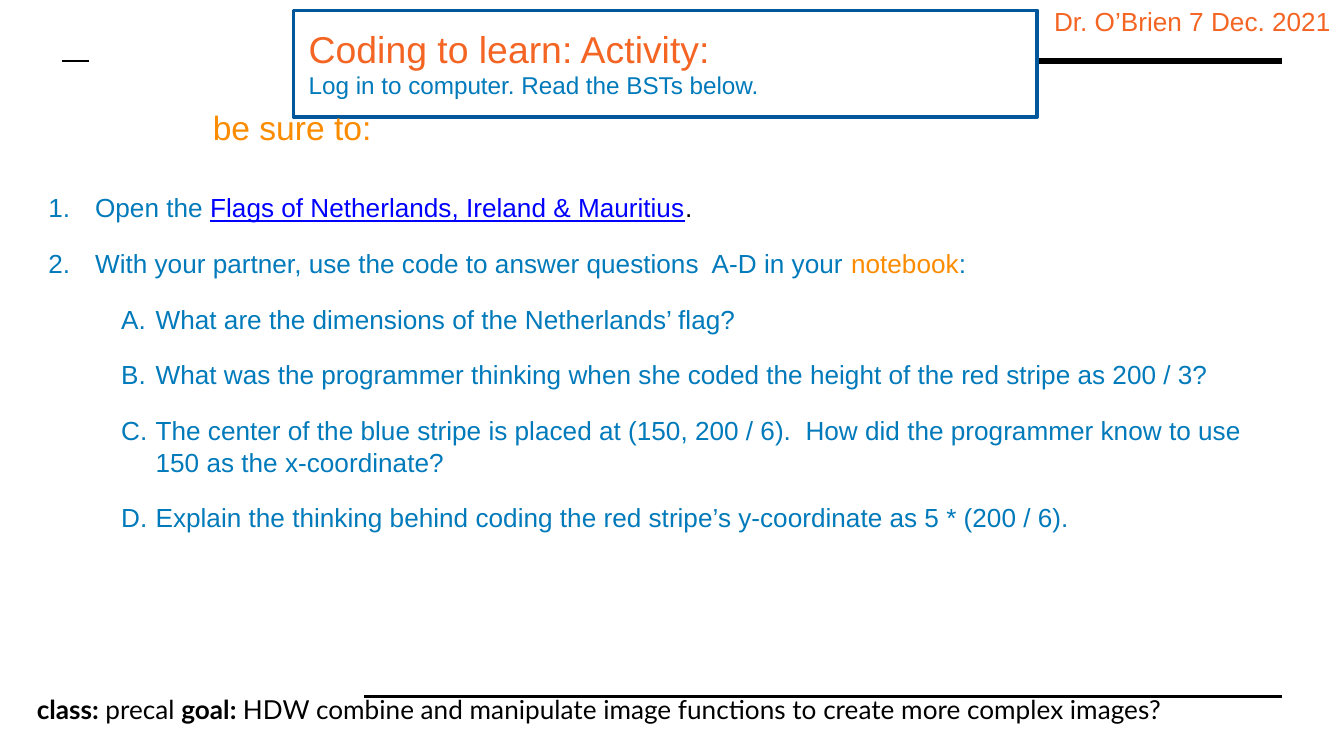
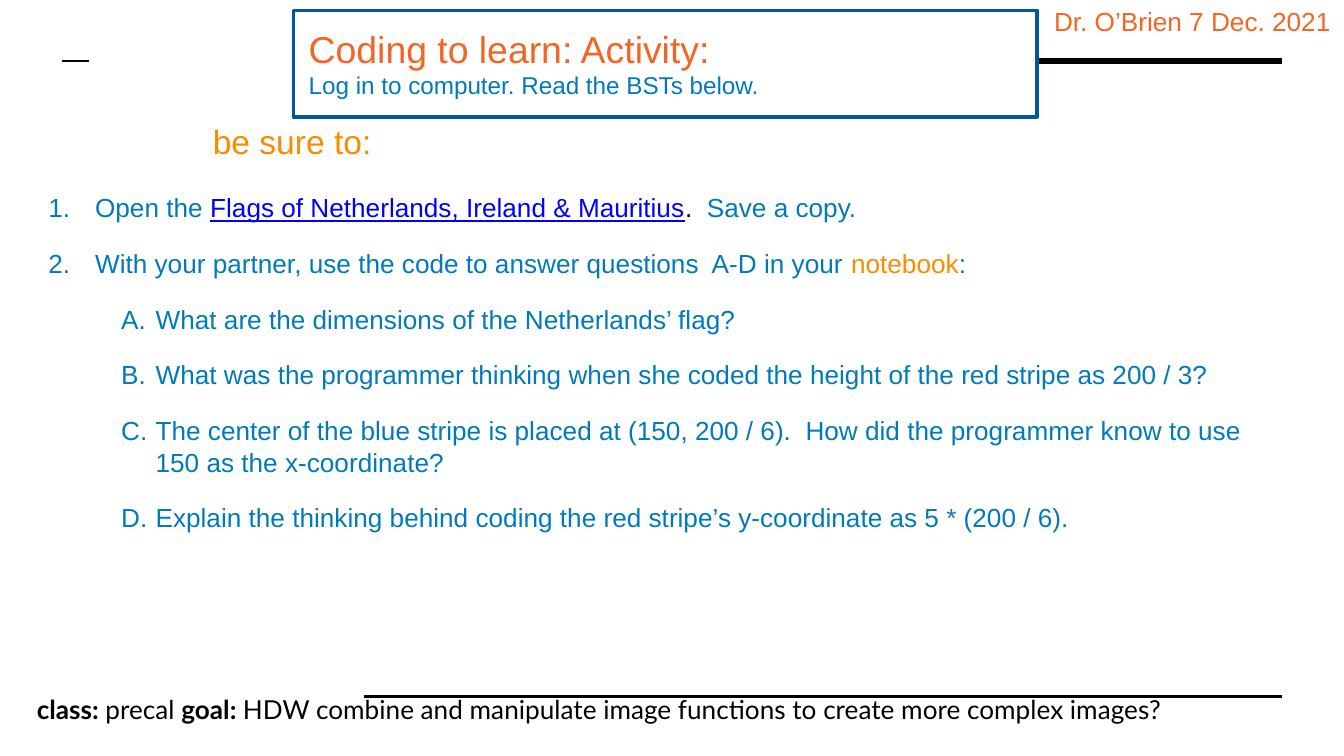
Before and after one commit to cobrien87/work, a slide deck: slide 5 of print/precal_12_2.pptx. Drawn at 1344x756 pixels with LibreOffice and Linux fonts; fonts in the diff are those of the drawing; background and template pictures are left out. Boxes give left, top, right and bottom in pixels: in the first picture for what was removed or moved away, otherwise in the second. Text is boxed around its words. In the diff, an @@ line names an element or a change of style, - is before the commit and + after.

Commit message:
precal change

```diff
--- a/print/precal_12_2.pptx
+++ b/print/precal_12_2.pptx
@@ text "be sure to:": place and size @@
-text "be sure to:" at box(213, 113, 371, 141)
+text "be sure to:" at box(213, 129, 371, 155)
@@ text at box(95, 198, 857, 223): text changed @@
-1. Open the Flags of Netherlands, Ireland & Mauritius.
+1. Open the Flags of Netherlands, Ireland & Mauritius. Save a copy.
```
